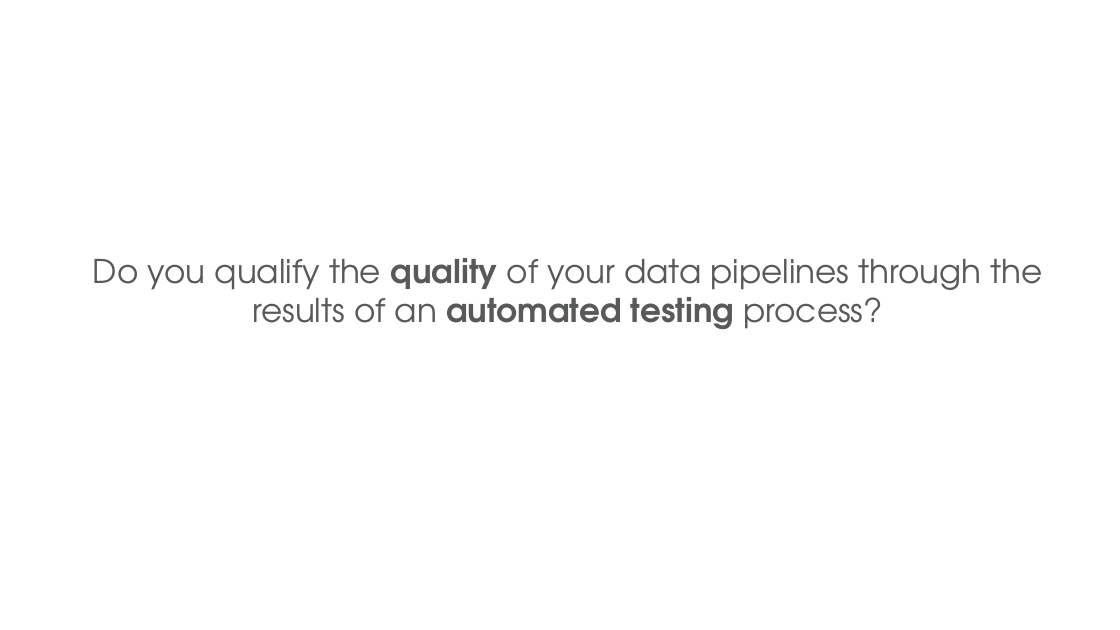
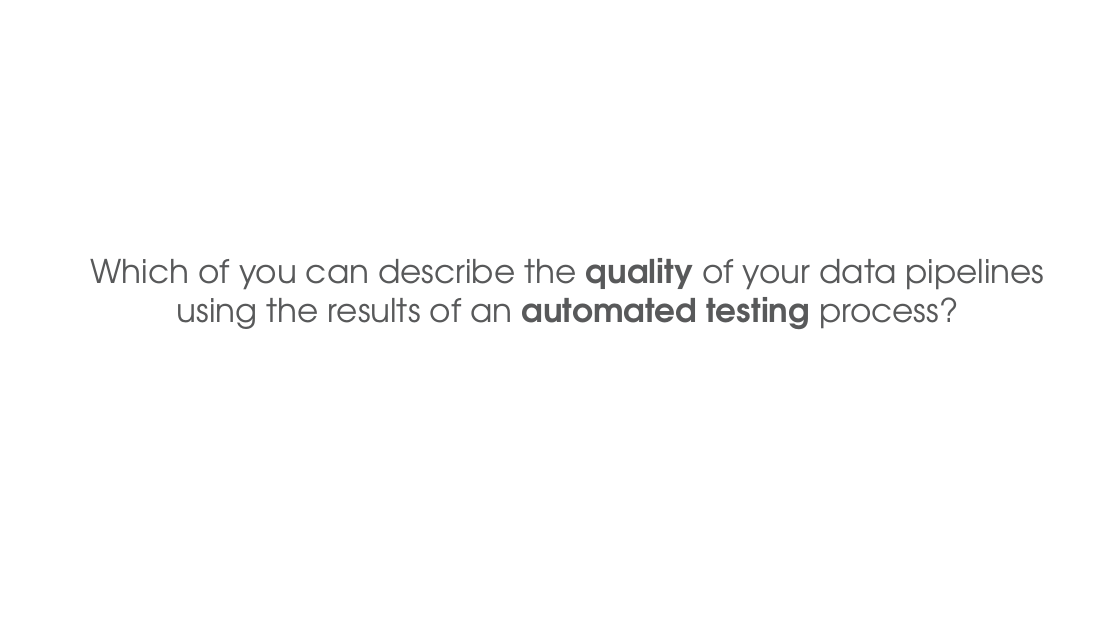
Before and after one commit to donaldsawyer/tdde-py-pyspark, a slide deck: slide 2 of tdde-py-pyspark-glue-docker-vscode.pptx. Drawn at 1120x630 pixels with LibreOffice and Linux fonts; fonts in the diff are those of the drawing; background and template pictures are left out. Boxes give left, top, right and bottom in pixels: in the first picture for what was removed or moved away, otherwise in the second. Text is boxed around its words. In the diff, an @@ line names an element or a change of style, - is before the commit and + after.

```diff
--- a/tdde-py-pyspark-glue-docker-vscode.pptx
+++ b/tdde-py-pyspark-glue-docker-vscode.pptx
@@ text at (x1=91, y1=258, x2=1045, y2=329): text changed @@
-Do you qualify the quality of your data pipelines through the results of an automated testing process?
+Which of you can describe the quality of your data pipelines using the results of an automated testing process?
```
Also in this commit, not shown: 6 other slides changed, 1 slide added, 7 other files.
